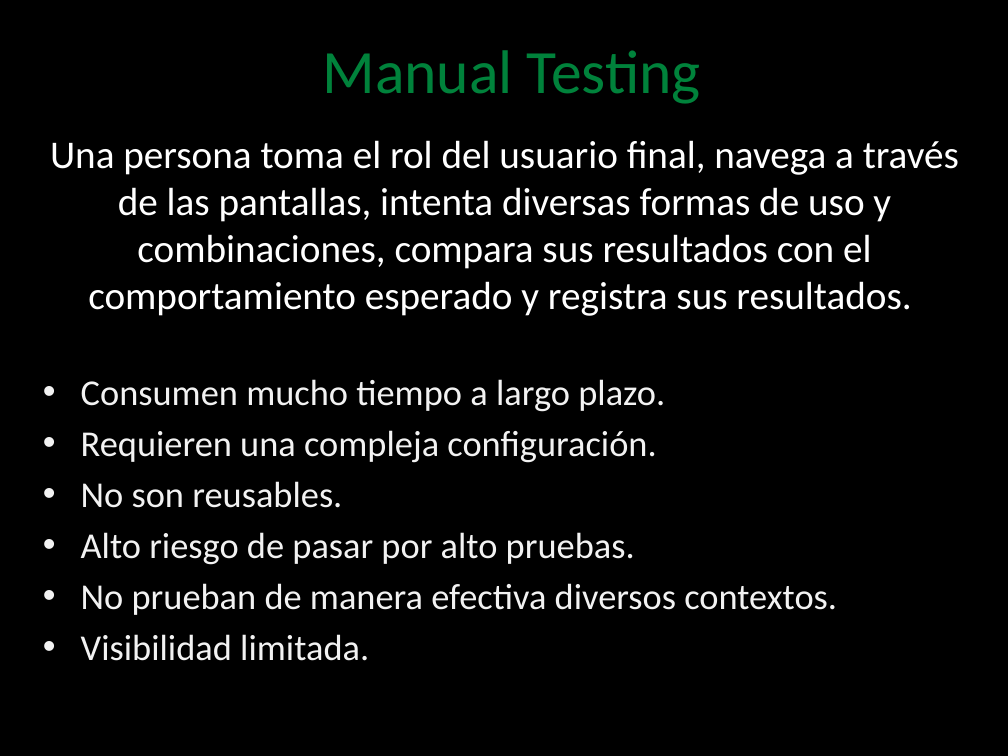
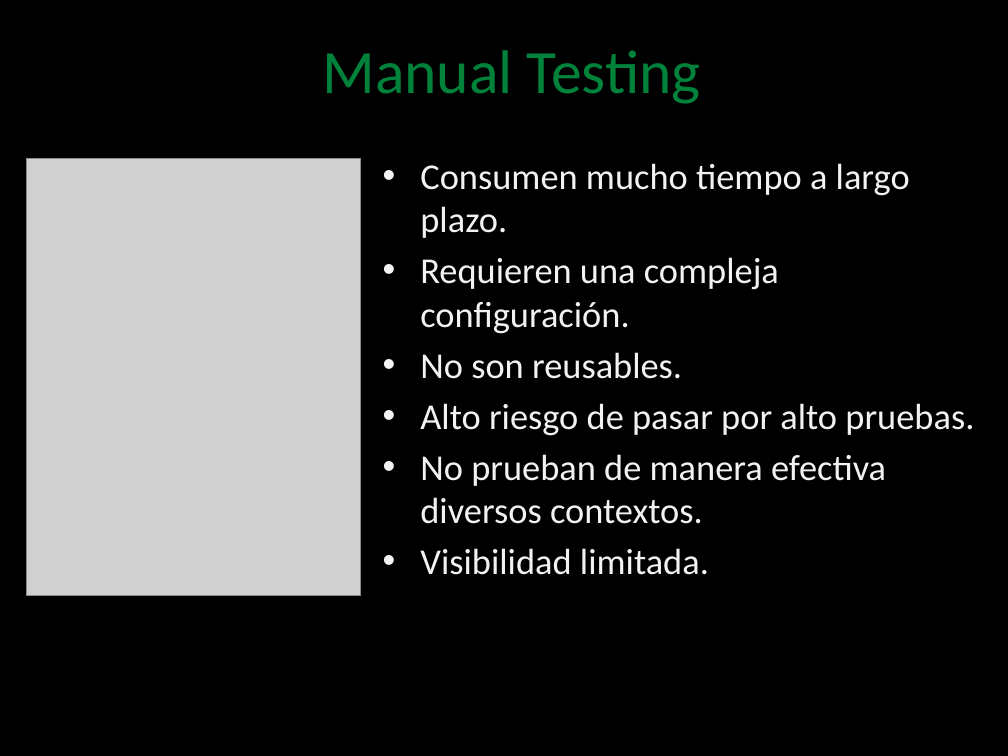
Before and after one commit to angelnunezsalazar/Test-Automation-NET, a slide deck: slide 3 of Diapositivas/0. Test Automation.pptx. Drawn at 1008x756 pixels with LibreOffice and Linux fonts; fonts in the diff are those of the drawing; grey boxes stand for pictures; background and template pictures are left out. Boxes give left, top, right and bottom in pixels: in the first picture for what was removed or moved away, otherwise in the second. Text is boxed around its words. In the diff, an @@ line names an element or a change of style, - is before the commit and + after.

```diff
--- a/Diapositivas/0. Test Automation.pptx
+++ b/Diapositivas/0. Test Automation.pptx
@@ text removed at box(50, 140, 959, 316) @@
-Una persona toma el rol del usuario final, navega a través de las pantallas, intenta diversas formas de uso y combinaciones, compara sus resultados con el comportamiento esperado y registra sus resultados.
@@ text "Consumen mucho tiempo a largo ..." rewrapped from box(81, 379, 837, 661) to box(420, 163, 974, 575) @@
@@ picture added at box(26, 158, 361, 595) @@
```
Also in this commit, not shown: 4 other slides changed, 1 other file.
